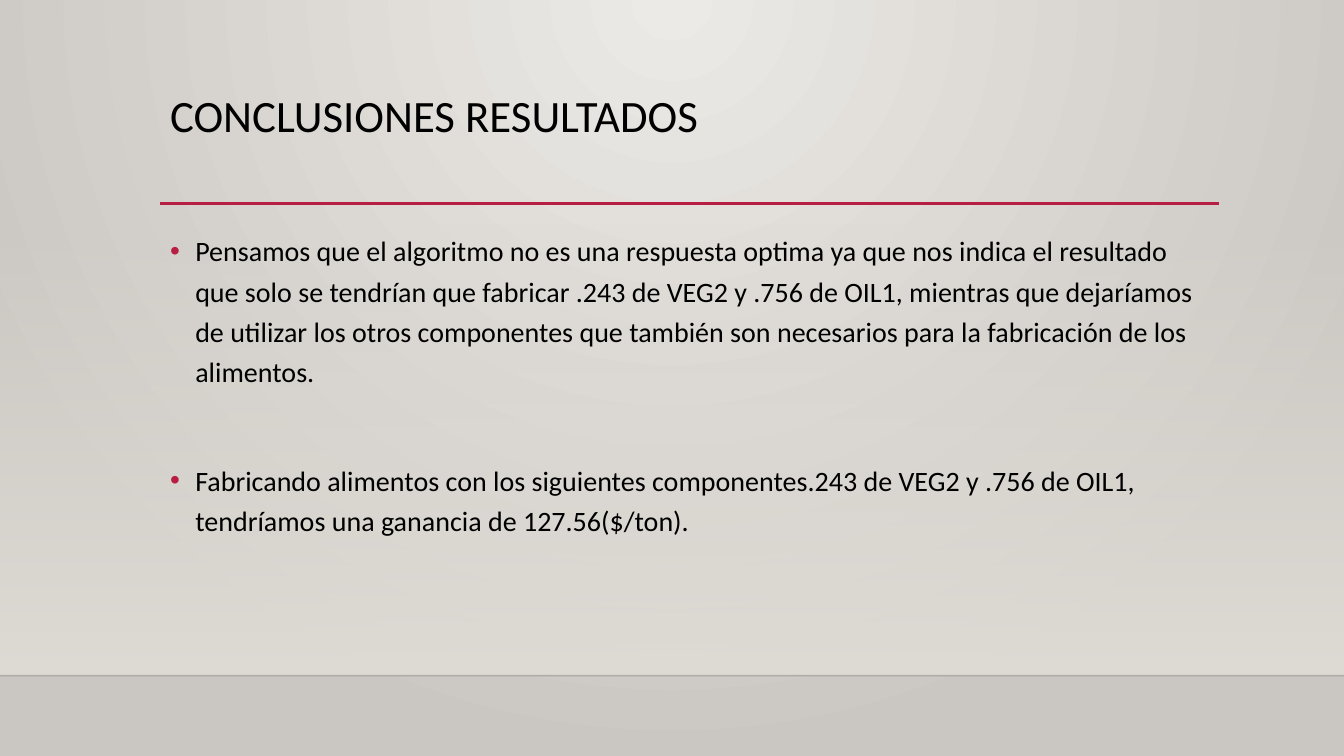
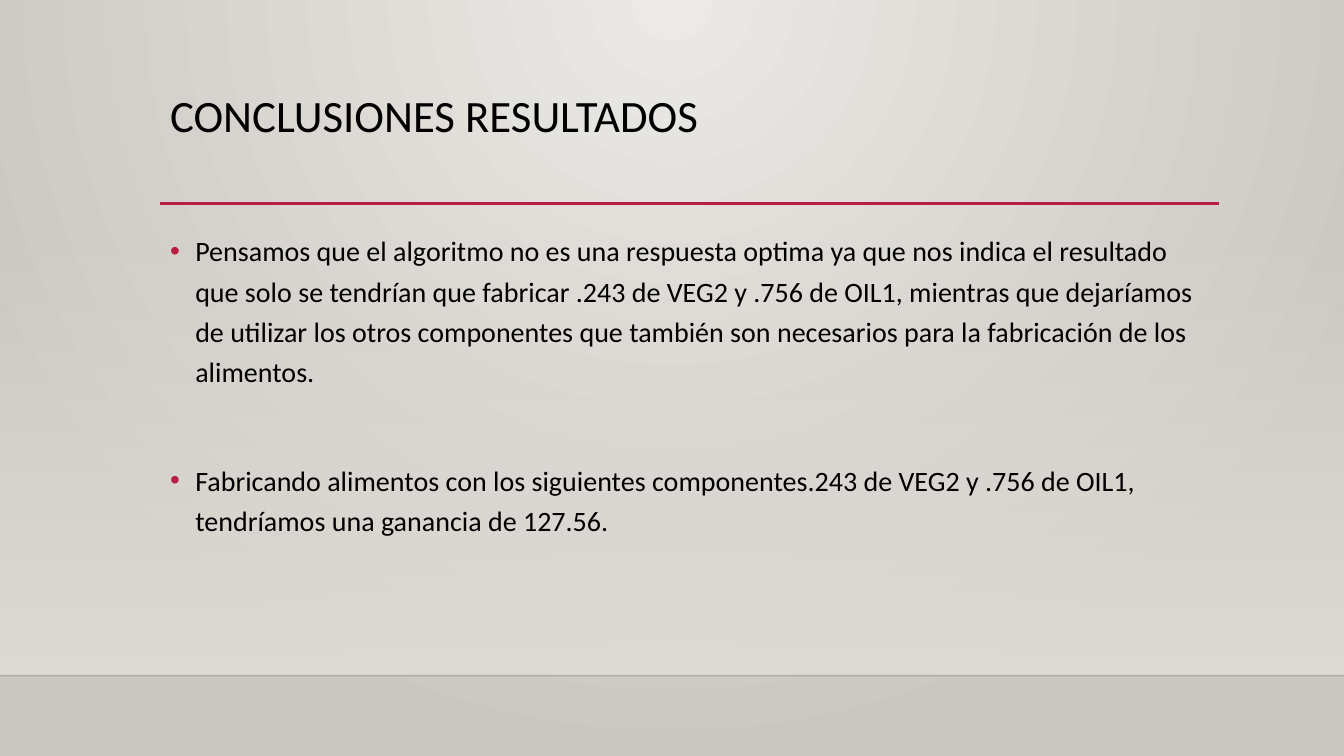
Before and after one commit to erickmendozag/proyecto_modulo1, a slide deck: slide 8 of PM1.pptx. Drawn at 1344x756 pixels with LibreOffice and Linux fonts; fonts in the diff are those of the drawing; background and template pictures are left out. Boxes give left, top, right and bottom in pixels: in the first picture for what was removed or moved away, otherwise in the second. Text is boxed around its words. In the diff, an @@ line names an element or a change of style, - is before the commit and + after.

```diff
--- a/PM1.pptx
+++ b/PM1.pptx
@@ text at bbox=[195, 471, 1135, 536]: text changed @@
-• Fabricando alimentos con los siguientes componentes.243 de VEG2 y .756 de OIL1, tendríamos una ganancia de 127.56($/ton).
+• Fabricando alimentos con los siguientes componentes.243 de VEG2 y .756 de OIL1, tendríamos una ganancia de 127.56.
```
Also in this commit, not shown: 1 other file.
